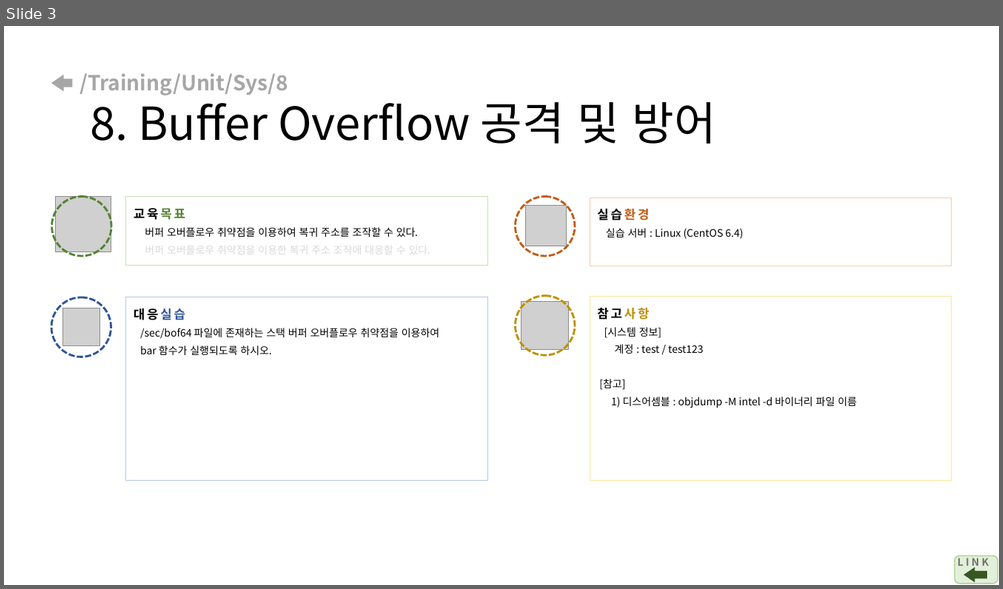
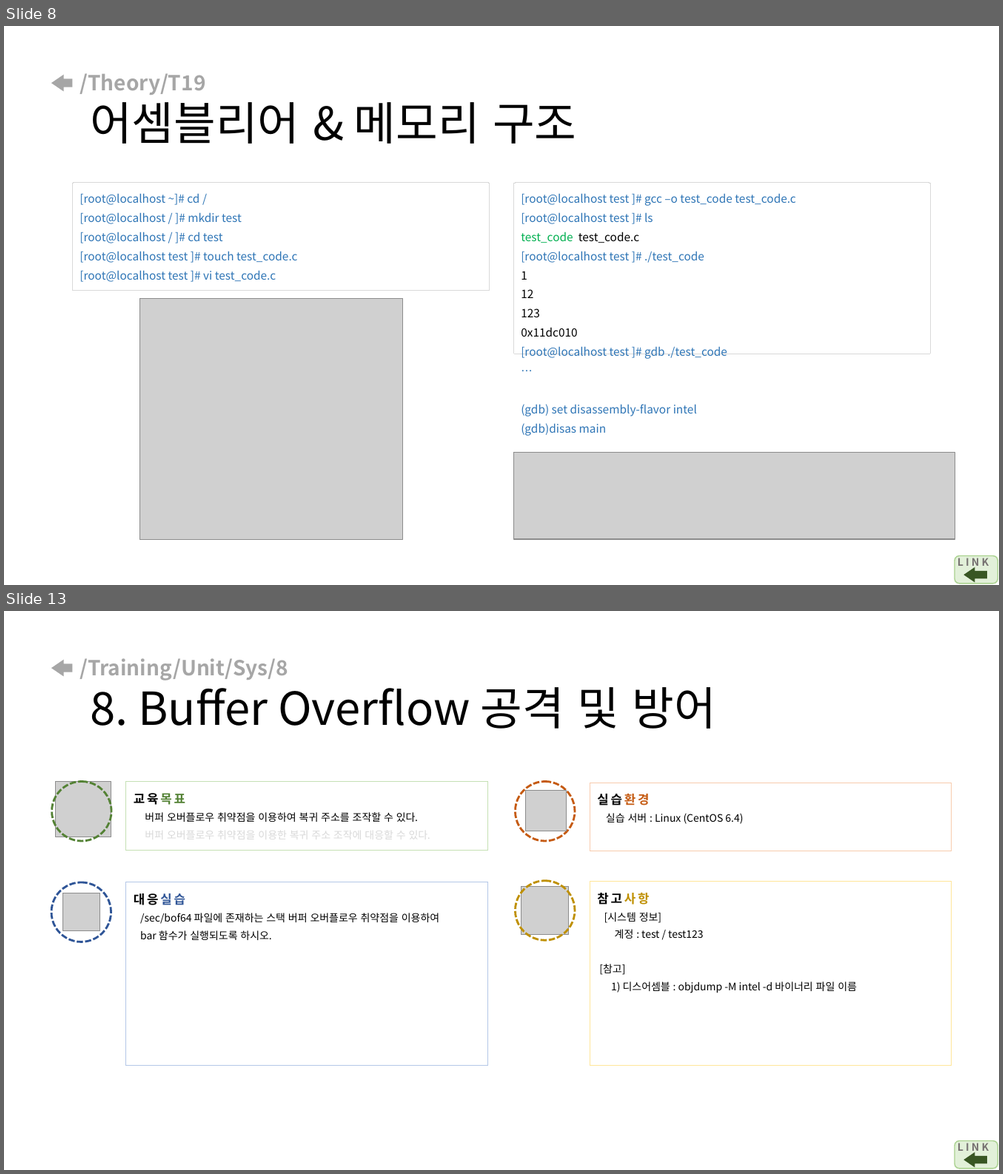
Before and after one commit to arizona95/CyberTraining, a slide deck: Lecture/student_before_class_ppt/정보보호_수업전_5강.pptx. Shown one above the other, each under a label of ours: slide 3 before the commit, slides 8 and 13 after it; the slides between them are not shown. The pictures are 1003x589 and 1003x1174 pixels, drawn with LibreOffice and Linux fonts; fonts in the diff are those of the drawing; grey boxes stand for pictures. Boxes give left, top, right and bottom in pixels: in the first picture for what was removed or moved away, otherwise in the second. Text is boxed around its words. In the diff, an @@ line names an element or a change of style, - is before the commit and + after.

```diff
--- a/Lecture/student_before_class_ppt/정보보호_수업전_5강.pptx
+++ b/Lecture/student_before_class_ppt/정보보호_수업전_5강.pptx
@@ slide 8 added at (4,26,999,585), background #FFFFFF @@
@@ right arrow added at (51,75,72,92), fill #A6A6A6 @@
@@ title added at (79,73,576,144), 20 pt, text #A6A6A6, bold @@
+/Theory/T19
+어셈블리어 & 메모리 구조
@@ rounded rectangle added at (73,183,489,291), outline #D9D9D9 0 pt @@
@@ text added at (79,193,297,282), 11 pt, text #2E75B6 @@
+[root@localhost ~]# cd /
+[root@localhost / ]# mkdir test
+[root@localhost / ]# cd test
+[root@localhost test ]# touch test_code.c
+[root@localhost test ]# vi test_code.c
@@ rounded rectangle added at (514,183,930,355), outline #D9D9D9 0 pt @@
@@ text added at (521,193,795,436), 11 pt, text #2E75B6 @@
+[root@localhost test ]# gcc –o test_code test_code.c
+[root@localhost test ]# ls
+test_code test_code.c
+[root@localhost test ]# ./test_code
+1
+12
+123
+0x11dc010
+[root@localhost test ]# gdb ./test_code
+…
+(gdb) set disassembly-flavor intel
+(gdb)disas main
@@ picture added at (140,298,402,540) @@
@@ picture added at (514,453,955,540) @@
@@ rounded rectangle added at (955,557,998,584), fill #E2F0D9, outline #A9D18E 1 pt @@
@@ text added at (957,557,989,570), 10 pt, text #767171, bold @@
+L I N K
@@ right arrow added at (964,568,987,582), fill #385723 @@
@@ what was slide 3 is now slide 13 @@
```
Also in this commit, not shown: 9 other slides added, 4 other files.
